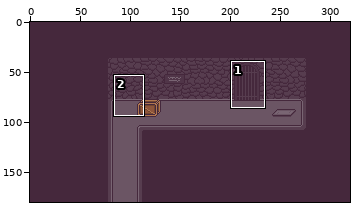
Pixel-art file: assets/aseprite/tonell.aseprite. The picture above shows the old version from afar; the outline marks the close-up.
Close-up. First the earlier version:
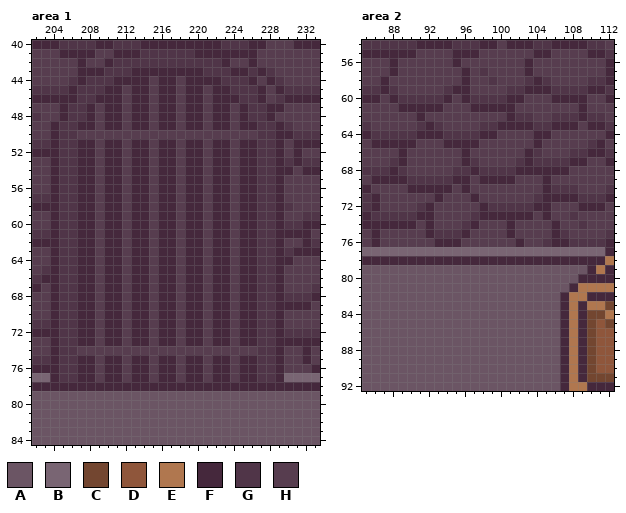
320x180 pixels, 1 frame. Colours within 5 levels of each other are drawn and written as one. Shown: area 1: x 202..233, y 40..84; area 2: x 85..112, y 54..92.
Visible layers, top first: "small_cargo", "medium_plate", "sign", "door", "background".
Palette (. is transparent): A #6b5564  B #796573  C #734630  D #8f563b  E #b0774f  F #45283c  G #503548  H #573d4f
Pixels before, area 1, first column x 202:
40 FFFGGGGFFGGGFFFFFFFFFGGGFFHHHFFF
41 HHHFFFFHHFFFGGGGGGFFFFFFFHHHHHHH
42 HHHHHFHHFGGGGGGGGGGGGFHHFHHHHHHH
43 HHHHHFFFGGGFFFFFFFFGGGFFGFGHHHHH
44 HHHHGFGGGFFFFHFFHFFFFGGGFHFGHHHH
45 GGGGFGGGFFHFFHFFHFFHFFGGGFHFGGGG
46 FFFFFGGFFFHFFHFFHFFHFFFGGFHGFFFF
47 HHHFGGFHFFHFFHFFHFFHFFHFGGFFHHHH
48 GHHFGGFHFFHFFHFFHFFHFFHFGGFHHHHH
49 HHFGGFFHFFHFFHFFHFFHFFHFFGGFGHHH
50 HHFGGHHHHHHHHHHHHHHHHHHHHGGFFGGG
51 GGFGGFFHFFHFFHFFHFFHFFHFFGGFHFFF
52 FFFGGFFHFFHFFHFFHFFHFFHFFGGFHFHH
53 HHFGGFFHFFHFFHFFHFFHFFHFFGGFGFGG
54 HHFGGFFHFFHFFHFFHFFHFFHFFGGFFHFF
55 HHFGGFFHFFHFFHFFHFFHFFHFFGGFHHHH
56 HHFGGFFHFFHFFHFFHFFHFFHFFGGFHHHH
57 GGFGGFFHFFHFFHFFHFFHFFHFFGGFHHHH
58 FFFGGFFHFFHFFHFFHFFHFFHFFGGFGHHH
59 HHFGGFFHFFHFFHFFHFFHFFHFFGGFHHGG
60 HHFGGFFHFFHFFHFFHFFHFFHFFGGFGGFF
61 GGFGGFFHFFHFFHFFHFFHFFHFFGGFFFFH
62 FFFGGFFHFFHFFHFFHFFHFFHFFGGFHHFG
63 HHFGGFFHFFHFFHFFHFFHFFHFFGGFGFFF
64 HHFGGFFHFFHFFHFFHFFHFFHFFGGFFHHH
65 HGFGGFFHFFHFFHFFHFFHFFHFFGGFHHHH
66 GFFGGFFHFFHFFHFFHFFHFFHFFGGFHHHH
67 FHFGGFFHFFHFFHFFHFFHFFHFFGGFHHHG
68 HHFGGFFHFFHFFHFFHFFHFFHFFGGFGGGF
69 HHFGGFFHFFHFFHFFHFFHFFHFFGGFFFFH
70 HHFGGFFHFFHFFHFFHFFHFFHFFGGFHHHH
71 GGFGGFFHFFHFFHFFHFFHFFHFFGGFHHHH
72 FFFGGFFHFFHFFHFFHFFHFFHFFGGFGGGG
73 HHFGGFFHFFHFFHFFHFFHFFHFFGGFFFFF
74 HHFGGHHHHHHHHHHHHHHHHHHHHGGFHHFH
75 GGFGGFFHFFHFFHFFHFFHFFHFFGGFHHFH
76 FFFGGFFHFFHFFHFFHFFHFFHFFGGFHHHF
77 BBFGGFFHFFHFFHFFHFFHFFHFFGGFBBBB
78 FFFFFFFFFFFFFFFFFFFFFFFFFFFFFFFF
79 AAAAAAAAAAAAAAAAAAAAAAAAAAAAAAAA
80 AAAAAAAAAAAAAAAAAAAAAAAAAAAAAAAA
81 AAAAAAAAAAAAAAAAAAAAAAAAAAAAAAAA
82 AAAAAAAAAAAAAAAAAAAAAAAAAAAAAAAA
83 AAAAAAAAAAAAAAAAAAAAAAAAAAAAAAAA
84 AAAAAAAAAAAAAAAAAAAAAAAAAAAAAAAA
Pixels before, area 2, first column x 85:
54 GGGGGGFFFFGGGFFHFFFGGFFFFGGH
55 FFFFFFHHHHFFFHHHHHHFFHHHHFFG
56 HHHFHHHHHHFHHHHHHHFHHHHHHHHF
57 HHHFHHHHHHHFHGHHHHFHHHHHHHHF
58 HHFHHHHHHHHFHHGHHHGFGHHHHGGF
59 GGFGHHHHHGFFHHHHGGFFFGGGGFFG
60 FFHFGGGGGFHFGGGGFFHHHFFFFHHF
61 HHHHFFFFFHHHFFFFFHHHHHHHFHHH
62 HHHHHHFHHHHHHHHHFGGHHGGGFGGH
63 GHHHHHGFGHHHHGGFFFFGGFFFHFFG
64 FGGGGGFFFGGGGFFHHHHFFHHHHHHF
65 HFFFFFHHHFFFFHHHHHHFHHHHHGFH
66 HHHHFHHHHHHFHHHHHHFGHHHGGFFG
67 HHHGFHHHHHHFGHHHHGFGGGGFFHHF
68 GGGFGHHHHHGGFGGGGFFFFFFHHHHH
69 HFFFFGGGGGFFHFFFFHHHFHHHHHHH
70 FHHHHFFFFFHFHHHHHHHHFGGGHHHG
71 GFHHHHHHFHHHFHHHHHHGFFFFGGGF
72 GFHHHHGFHHHHHFGGGGGFFHHHFFFH
73 FGGGGGFFHHHHGFFFFFFHFHHGHHHH
74 FFFFFFHFHHHGFHHHFHHHHFHHGHHH
75 HFHHHHHFGGGFHHHHFHHHHFGHHHHG
76 HFHHHHHHFFFHHHHHHFHHGFFGGGGF
77 BBBBBBBBBBBBBBBBBBBBBBBBBBBF
78 FFFFFFFFFFFFFFFFFFFFFFFFFFFE
79 AAAAAAAAAAAAAAAAAAAAAAAAAFEF
80 AAAAAAAAAAAAAAAAAAAAAAAAFFFF
81 AAAAAAAAAAAAAAAAAAAAAAAFEEEE
82 AAAAAAAAAAAAAAAAAAAAAAFEEFFF
83 AAAAAAAAAAAAAAAAAAAAAAFEFEEC
84 AAAAAAAAAAAAAAAAAAAAAAFEFCCE
85 AAAAAAAAAAAAAAAAAAAAAAFEFCDC
86 AAAAAAAAAAAAAAAAAAAAAAFEFCDD
87 AAAAAAAAAAAAAAAAAAAAAAFEFCDD
88 AAAAAAAAAAAAAAAAAAAAAAFEFCDD
89 AAAAAAAAAAAAAAAAAAAAAAFEFCDD
90 AAAAAAAAAAAAAAAAAAAAAAFEFCDD
91 AAAAAAAAAAAAAAAAAAAAAAFEFCCC
92 AAAAAAAAAAAAAAAAAAAAAAFEEFFF
The result:
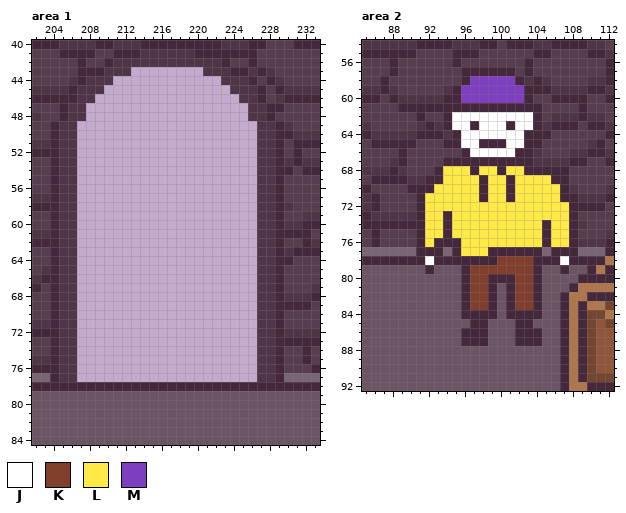
Colours new in this view: J #ffffff  K #823e2c  L #ffe947  M #7d3ebf
The exact change:
layer "door" now hidden
layer "dude" now shown
Area 1, layer "background":
y 43: x 213..220 FFFFFFFF -> ........
y 44: x 211..222 FFFFHFFHFFFF -> ............
y 45: x 210..223 FFHFFHFFHFFHFF -> ..............
y 46: x 209..224 FFFHFFHFFHFFHFFF -> ................
y 47..48: x 208..225 FHFFHFFHFFHFFHFFHF -> ..................
y 49: x 207..226 FFHFFHFFHFFHFFHFFHFF -> ....................
y 50: x 207..226 HHHHHHHHHHHHHHHHHHHH -> ....................
y 51..73: x 207..226 FFHFFHFFHFFHFFHFFHFF -> ....................
y 74: x 207..226 HHHHHHHHHHHHHHHHHHHH -> ....................
y 75..77: x 207..226 FFHFFHFFHFFHFFHFFHFF -> ....................
Area 2, layer "dude":
y 57: x 97..101 HGHHH -> FFFFF
y 58: x 97..102 HHGHHH -> MMMMMF
y 59: x 96..102 FHHHHGG -> MMMMMMM
y 60: x 95..103 HFGGGGFFH -> FMMMMMMMF
y 61: x 94..96 HHH -> FFF; x 102..104 HHH -> FFF
y 62: x 94..104 HHHHHHHFGGH -> FJJJJJJJJJF
y 63: x 94..100 HHHHGGF -> FJJFJJJ; x 102..104 FFG -> JJF
y 64: x 95..103 GGGFFHHHH -> FJJJJJJJF
y 65: x 96..103 FFHHHHHH -> JJFFFJJF
y 66: x 97..102 HHHHHH -> JJJJJF
y 67: x 94..95 HH -> FF; x 97..102 GHHHHG -> FFFFFF
y 68: x 93..96 HHGG -> FLLL; x 98..102 GGGGF -> LLFLL
y 69: x 92..97 GGGFFH -> FFLLLL; x 99..100 FF -> LL; x 102..107 HHHFHH -> LLLLFF
y 70: x 93..107 FFHFHHHHHHHHFGG -> LLLLLFLLFLLLLLF
y 71: x 91..106 HHFHHHFHHHHHHGFF -> FLLLLLLFLLFLLLLL
y 72: x 91..108 GFHHHHHFGGGGGFFHHH -> FLLLLLLLLLLLLLLLLF
y 73: x 92..108 FHHHHGFFFFFFHFHHG -> LLFLLLLLLLLLLLLLF
y 74: x 91..108 HFHHHGFHHHFHHHHFHH -> FLLFLLLLLLLLLLFLLF
y 75: x 91..108 HFGGGFHHHHFHHHHFGH -> FLLFLLLLLLLLLLFLLF
y 76: x 91..92 HH -> FL; x 96..108 HHHHHHFHHGFFG -> LLLLLLLLLFLLF
y 77: x 91..93 BBB -> FFF; x 95..104 BBBBBBBBBB -> FLLLFFFFFF; x 106..108 BBB -> FFF
y 78: x 92 F -> J; x 100..103 FFFF -> KKKK; x 107 F -> J
y 79: x 92 A -> F; x 96..104 AAAAAAAAA -> FKKKKKKKF; x 107 A -> F
y 80: x 96..104 AAAAAAAAA -> FKKFFFKKF
y 81..83: x 96..99 AAAA -> FKKF; x 101..104 AAAA -> FKKF
y 84: x 96..99 AAAA -> FFFF; x 101..104 AAAA -> FFFF
y 85: x 97..98 AA -> FF; x 102..103 AA -> FF
y 86..87: x 96..98 AAA -> FFF; x 102..104 AAA -> FFF
Pixel boxes of the changes (left, top, right, bottom) in both close-ups:
erased: (77, 67, 257, 382)
changed: (416, 67, 578, 346)
